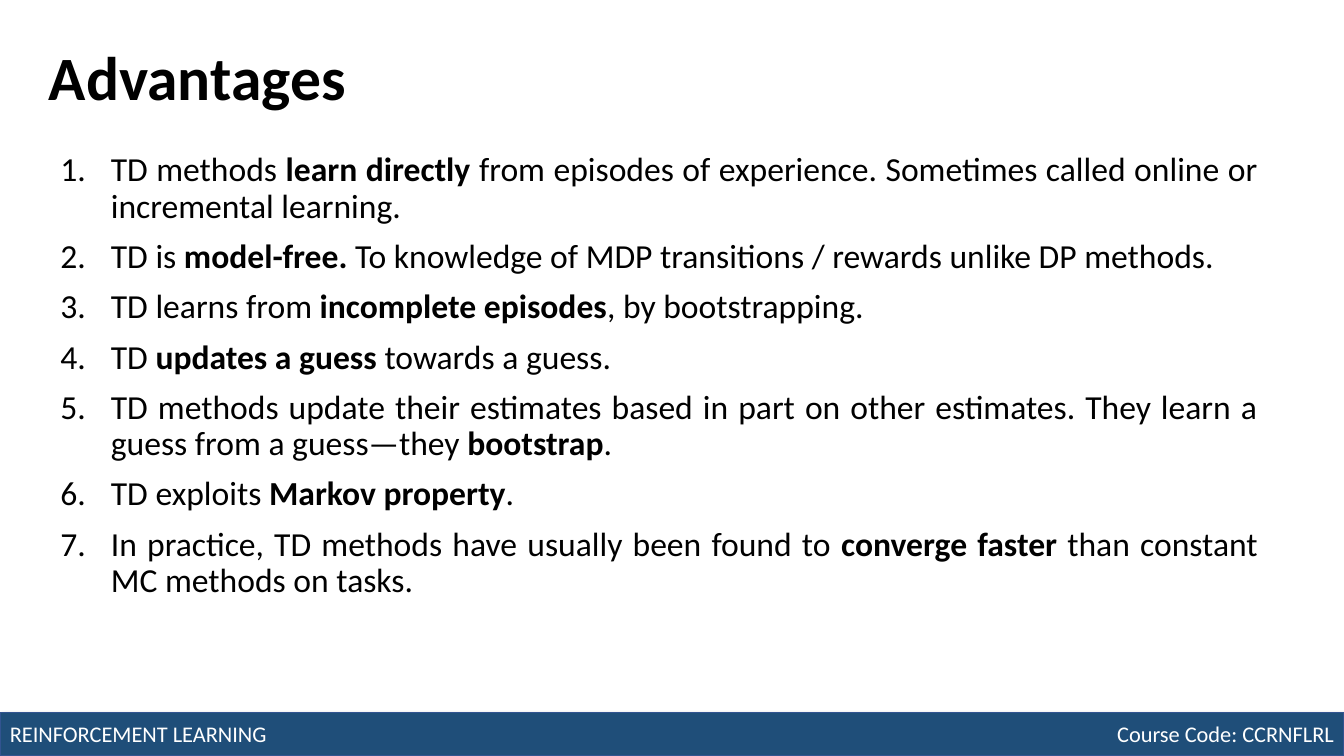
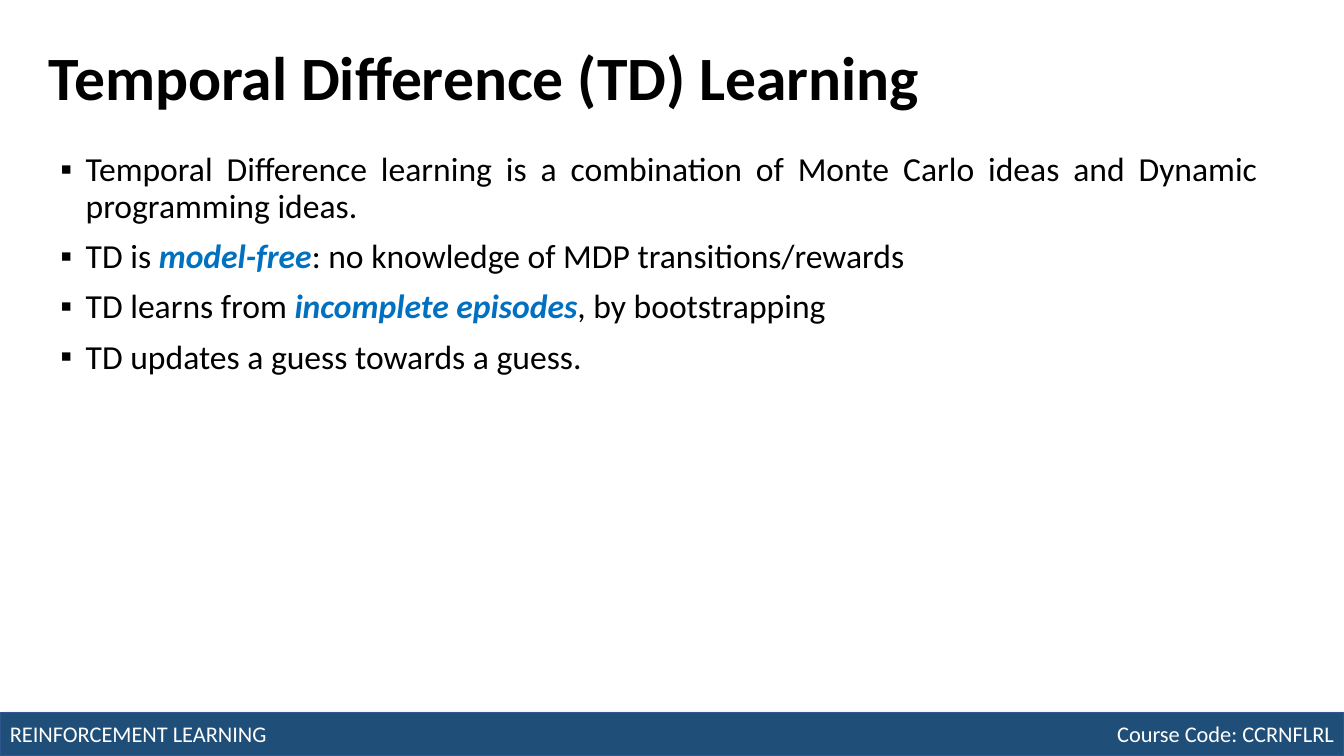
Before and after one commit to robitussin/CCRNFLRL, a slide deck: slide 2 of week_9-10/Module 7 - Temporal Difference Learning.pptx (slide 6 before the commit). Drawn at 1344x756 pixels with LibreOffice and Linux fonts; fonts in the diff are those of the drawing. Boxes give left, top, right and bottom in pixels: in the first picture for what was removed or moved away, otherwise in the second. Text is boxed around its words. In the diff, an @@ line names an element or a change of style, - is before the commit and + after.

Commit message:
Added slide

```diff
--- a/week_9-10/Module 7 - Temporal Difference Learning.pptx
+++ b/week_9-10/Module 7 - Temporal Difference Learning.pptx
@@ title at [49, 54, 919, 111]: text changed @@
-Advantages
+Temporal Difference (TD) Learning
@@ text at [86, 157, 1257, 324]: text changed @@
-1. TD methods learn directly from episodes of experience. Sometimes called online or incremental learning.
-2. TD is model-free. To knowledge of MDP transitions / rewards unlike DP methods.
-3. TD learns from incomplete episodes, by bootstrapping.
+▪ Temporal Difference learning is a combination of Monte Carlo ideas and Dynamic programming ideas.
+▪ TD is model-free: no knowledge of MDP transitions/rewards
+▪ TD learns from incomplete episodes, by bootstrapping
@@ text at [86, 345, 582, 375]: bold off in "updates a guess"; bullet 1. to ▪ @@
@@ text at [111, 395, 1258, 593]: paragraphs removed @@
-5. TD methods update their estimates based in part on other estimates. They learn a guess from a guess—they bootstrap.
-6. TD exploits Markov property.
-7. In practice, TD methods have usually been found to converge faster than constant MC methods on tasks.
```
Also in this commit, not shown: 11 other slides changed, 3 slides removed.
